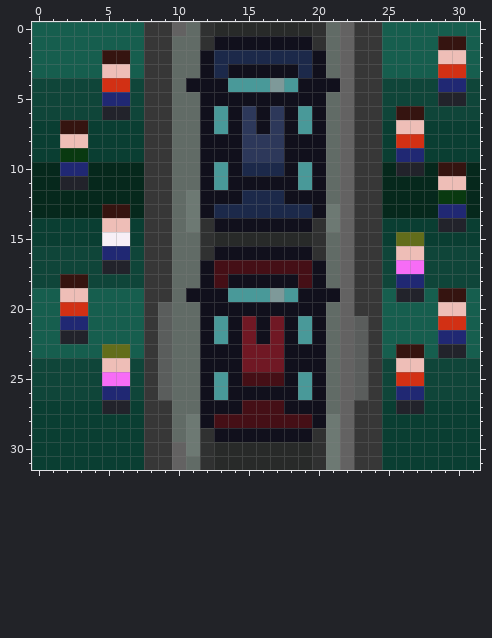
Two versions of one pixel-art sprite, sprites/fulldegente.png. The picture above is the old version.
The file is 32x32 pixels. Colours within 5 levels of each other are drawn and written as one.
The same view after the edit:
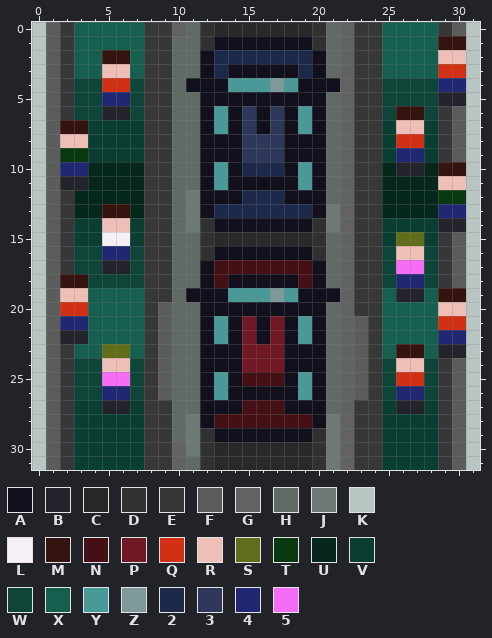
Palette (. is transparent): A #11101c  B #22232b  C #282a29  D #303131  E #373737  F #5a5d5c  G #636262  H #616b66  J #6d7973  K #b9c5c2  L #f7eff6  M #351410  N #450f16  P #701824  Q #d23014  R #eebeb7  S #626d1b  T #093910  U #06281c  V #0a3e32  W #0f4539  X #165e4e  Y #499999  Z #7e9999  2 #1c294a  3 #2d385a  4 #202873  5 #f76cf6
The exact change:
@@ x 0..31 @@
- 0 XXXXXXXXEEGHDCCCCCCCDHGEEXXXXXXX
- 1 XXXXXXXXEEHHDAAAAAAADHGEEXXXXMMX
- 2 XXXXXMMXEEHHA2222222AHGEEXXXXRRX
- 3 XXXXXRRXEEHHA2AAAAA2AHGEEXXXXQQX
- 4 WWWWWQQWEEHAAAYYYZYAAAGEEWWWW44W
- 5 WWWWW44WEEHHAAAAAAAAAHGEEWWWWBBW
- 6 WWWWWBBWEEHHAYA3A3AYAHGEEWMMWWWW
- 7 VVMMVVVVEEHHAYA3A3AYAHGEEVRRVVVV
- 8 VVRRVVVVEEHHAAA333AAAHGEEVQQVVVV
- 9 VVTTVVVVEEHHAAA333AAAHGEEV44VVVV
-10 UU44UUUUEEHHAYA222AYAHGEEUBBUMMU
-11 UUBBUUUUEEHHAYAAAAAYAHGEEUUUURRU
-12 UUUUUUUUEEHJAAA222AAAHGEEUUUUTTU
-13 UUUUUMMUEEHJA2222222AJGEEUUUU44U
-14 VVVVVRRVEEHJDAAAAAAADJGEEVVVVBBV
-15 VVVVVLLVEEHHDCCCCCCCDHGEEVSSVVVV
-16 WWWWW44WEEHHDAAAAAAADHGEEWRRWWWW
-17 WWWWWBBWEEHHANNNNNNNAHGEEW55WWWW
-18 WWMMWWWWEEHHANAAAAANAHGEEW44WWWW
-19 XXRRXXXXEEHAAAYYYZYAAAGEEXBBXMMX
-20 XXQQXXXXEFHHAAAAAAAAAHGEEXXXXRRX
-21 XX44XXXXEFHHAYAPAPAYAHGFEXXXXQQX
-22 XXBBXXXXEFHHAYAPAPAYAHGFEXXXX44X
-23 XXXXXSSXEFHHAAAPPPAAAHGFEXMMXBBX
-24 WWWWWRRWEFHHAAAPPPAAAHGFEWRRWWWW
-25 WWWWW55WEFHHAYANNNAYAHGFEWQQWWWW
-26 WWWWW44WEFHHAYAAAAAYAHGFEW44WWWW
-27 VVVVVBBVEEHHAAANNNAAAHGEEVBBVVVV
-28 VVVVVVVVEEHJANNNNNNNAJGEEVVVVVVV
-29 VVVVVVVVEEHJDAAAAAAADJGEEVVVVVVV
-30 VVVVVVVVEEGJDCCCCCCCDJGEEVVVVVVV
-31 VVVVVVVVEEGHDCCCCCCCDJGEEVVVVVVV
+ 0 KFEXXXXXEEGHDCCCCCCCDHGEEXXXXEFK
+ 1 KFEXXXXXEEHHDAAAAAAADHGEEXXXXMMK
+ 2 KFEXXMMXEEHHA2222222AHGEEXXXXRRK
+ 3 KFEXXRRXEEHHA2AAAAA2AHGEEXXXXQQK
+ 4 KFEWWQQWEEHAAAYYYZYAAAGEEWWWW44K
+ 5 KFEWW44WEEHHAAAAAAAAAHGEEWWWWBBK
+ 6 KFEWWBBWEEHHAYA3A3AYAHGEEWMMWEFK
+ 7 KFMMVVVVEEHHAYA3A3AYAHGEEVRRVEFK
+ 8 KFRRVVVVEEHHAAA333AAAHGEEVQQVEFK
+ 9 KFTTVVVVEEHHAAA333AAAHGEEV44VEFK
+10 KF44UUUUEEHHAYA222AYAHGEEUBBUMMK
+11 KFBBUUUUEEHHAYAAAAAYAHGEEUUUURRK
+12 KFEUUUUUEEHJAAA222AAAHGEEUUUUTTK
+13 KFEUUMMUEEHJA2222222AJGEEUUUU44K
+14 KFEVVRRVEEHJDAAAAAAADJGEEVVVVBBK
+15 KFEVVLLVEEHHDCCCCCCCDHGEEVSSVEFK
+16 KFEWW44WEEHHDAAAAAAADHGEEWRRWEFK
+17 KFEWWBBWEEHHANNNNNNNAHGEEW55WEFK
+18 KFMMWWWWEEHHANAAAAANAHGEEW44WEFK
+19 KFRRXXXXEEHAAAYYYZYAAAGEEXBBXMMK
+20 KFQQXXXXEFHHAAAAAAAAAHGEEXXXXRRK
+21 KF44XXXXEFHHAYAPAPAYAHGFEXXXXQQK
+22 KFBBXXXXEFHHAYAPAPAYAHGFEXXXX44K
+23 KFEXXSSXEFHHAAAPPPAAAHGFEXMMXBBK
+24 KFEWWRRWEFHHAAAPPPAAAHGFEWRRWEFK
+25 KFEWW55WEFHHAYANNNAYAHGFEWQQWEFK
+26 KFEWW44WEFHHAYAAAAAYAHGFEW44WEFK
+27 KFEVVBBVEEHHAAANNNAAAHGEEVBBVEFK
+28 KFEVVVVVEEHJANNNNNNNAJGEEVVVVEFK
+29 KFEVVVVVEEHJDAAAAAAADJGEEVVVVEFK
+30 KFEVVVVVEEGJDCCCCCCCDJGEEVVVVEFK
+31 KFEVVVVVEEGHDCCCCCCCDJGEEVVVVEFK
